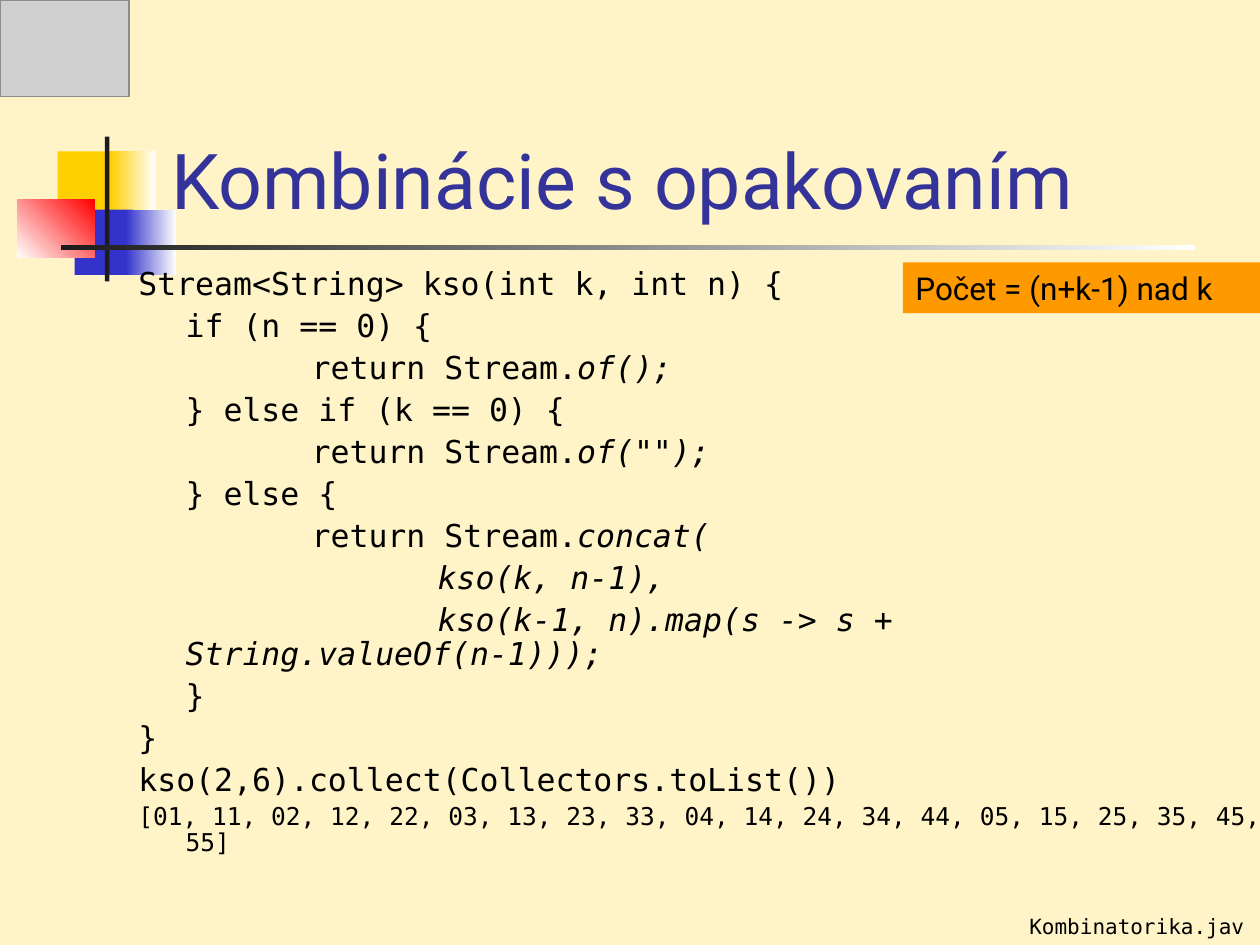
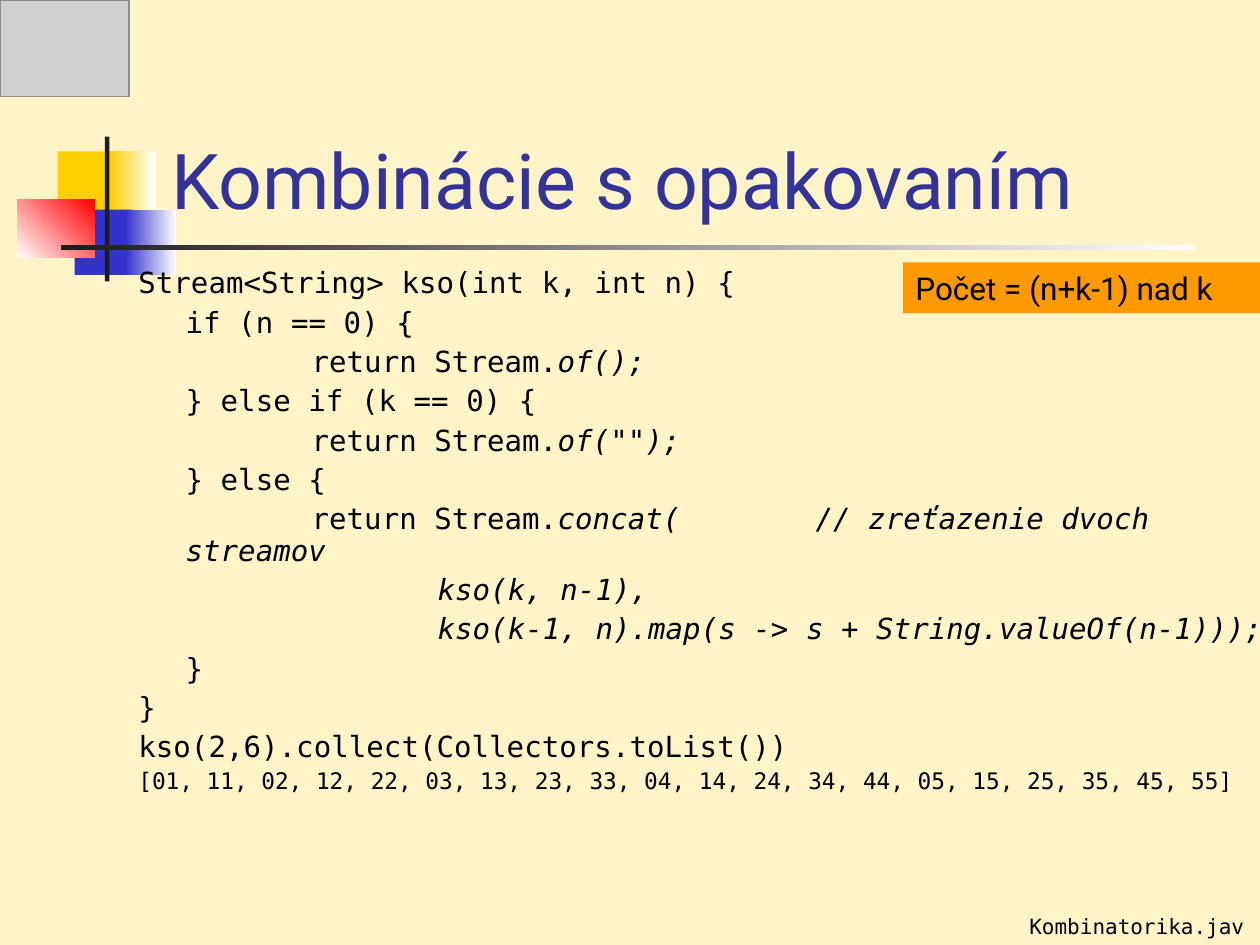
Before and after one commit to Programovanie4/Prednasky, a slide deck: slide 34 of 06Lambda/06_javaStream.ppt. Drawn at 1260x945 pixels with LibreOffice and Linux fonts; fonts in the diff are those of the drawing; grey boxes stand for pictures. Boxes give left, top, right and bottom in pixels: in the first picture for what was removed or moved away, otherwise in the second. Text is boxed around its words. In the diff, an @@ line names an element or a change of style, - is before the commit and + after.

```diff
--- a/06Lambda/06_javaStream.ppt
+++ b/06Lambda/06_javaStream.ppt
@@ text at (138, 270, 1260, 793): size 18 to 16.6 pt in "Stream<String> kso(int k, int n) {", "if (n == 0) {", "return Stream.of();", "} else if (k == 0) {" and 7 more places; size 14 to 12.9 pt in "[01, 11, 02, 12, 22, 03, 13, ..." @@
@@ text at (186, 506, 1149, 562): text changed; size 18 to 16.6 pt; italic on @@
-return Stream.concat(
+return Stream.concat( // zreťazenie dvoch streamov
```
Also in this commit, not shown: 16 other slides changed, 1 other file.
